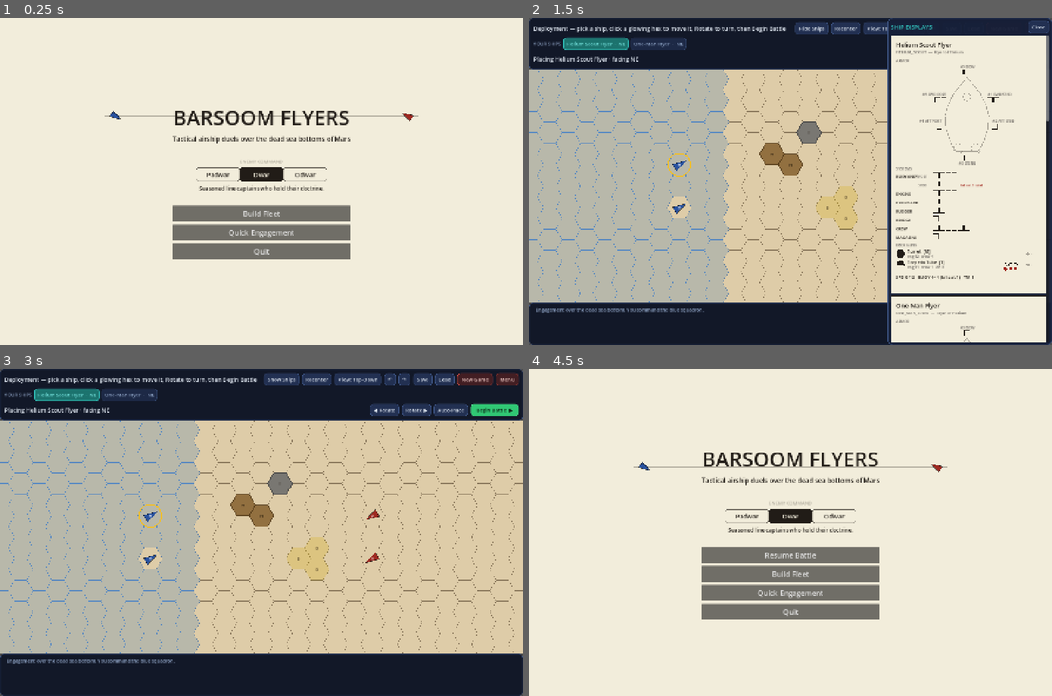
Above: before the commit, frames 1-4 (two rows, left to right).
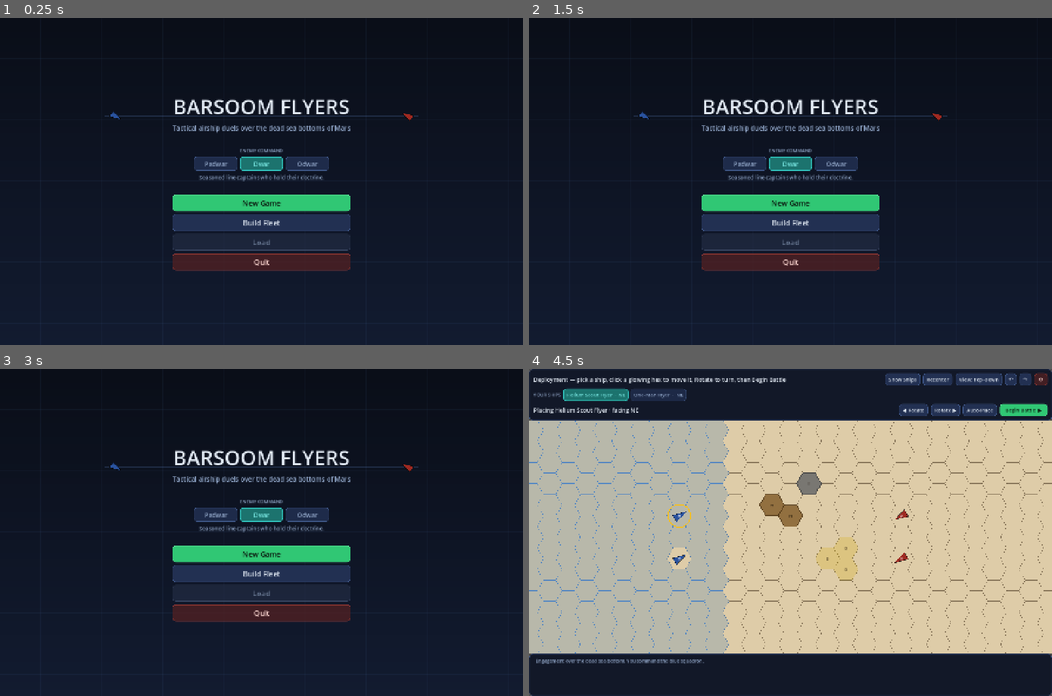
Above: after the commit, the same moments.

Repository: pklinker/martian-flyers
Game: Godot game, scene res://ui/main_menu.tscn
The game is run twice, just before and just after one commit, with the same random seed, the same clock (stepped at 60 frames per second) and the same inputs.
Inputs (mouse positions are in pixels of both pictures, inside the frame that each line leads up to):
- Up to frame 1 (0.25 s): no input
- Up to frame 2 (1.5 s): click (790, 233) at 0.5 s, where only the run before the commit has a clickable "Quick Engagement"; click (952, 27) at 1.25 s, where only the run before the commit has a clickable "Save"
- Up to frame 3 (3 s): click (444, 378) at 2 s, where only the run before the commit has a clickable "Load"; click (507, 378) at 2.75 s, where only the run before the commit has a clickable "Menu"
- Up to frame 4 (4.5 s): click "New Game" at 3.5 s; click "Menu" (after the commit: "⚙") at 4.25 s

The runs differ from the first frame. In frame 1, 100% of the frame differs, in the area x 0-100%, y 0-100%; in frame 2, 82%; in frame 3, 77%; in frame 4, 100%.

Commit message:
Game control UI modernization

Diff:
--- a/src/rules/save_game.gd
+++ b/src/rules/save_game.gd
@@ -169,6 +169,12 @@
 		var did := StringName(sd["def_id"])
 		if not ShipLibrary.has_ship(did):
 			return "this save needs ship class '%s' (a removed mod?)" % did
+		# The hull's mount count must still match the saved per-gun state, or the
+		# UI/rules walk the mounts against a shorter gun_states array and crash.
+		# A gun added or removed from this class makes the save incompatible.
+		var saved_guns := (sd.get("gun_states", []) as Array).size()
+		if saved_guns != ShipLibrary.ship(did).gun_mounts.size():
+			return "this save is from an older version — the '%s' hull's gun layout changed" % did
 		for m in ShipLibrary.ship(did).gun_mounts:
 			var gid := StringName(m["gun_id"])
 			if not ShipLibrary.has_gun(gid):
--- a/ui/battle_config.gd
+++ b/ui/battle_config.gd
@@ -27,6 +27,29 @@
 	if FileAccess.file_exists(RESUME_PATH):
 		DirAccess.remove_absolute(RESUME_PATH)
 
+## Manual quicksave slot. The title screen's Save copies the suspended battle
+## here; its Load sets `load_save` and the map restores this file on boot.
+const SAVE_PATH := "user://quicksave.flyersave"
+static var load_save: bool = false
+
+static func has_save() -> bool:
+	return FileAccess.file_exists(SAVE_PATH)
+
+## Copy the suspended battle into the quicksave slot. Returns OK, or an error if
+## there is no suspended battle to capture.
+static func save_suspended() -> int:
+	if not has_resume():
+		return ERR_DOES_NOT_EXIST
+	var data := FileAccess.get_file_as_bytes(RESUME_PATH)
+	if data.is_empty():
+		return ERR_FILE_CANT_READ
+	var f := FileAccess.open(SAVE_PATH, FileAccess.WRITE)
+	if f == null:
+		return FileAccess.get_open_error()
+	f.store_buffer(data)
+	f.close()
+	return OK
+
 
 static func set_battle(player: Array, ai: Array, points: int) -> void:
 	player_roster.assign(player)
--- a/ui/main_menu.gd
+++ b/ui/main_menu.gd
@@ -1,11 +1,10 @@
 extends Control
-## Title screen: a parchment-and-ink splash with Start / Quit. This is the boot
-## scene; Start hands off to the playable map. Deliberately tiny — no rules, no
-## game state, just navigation.
-
-const PAPER := Color(0.95, 0.93, 0.86)
-const INK := Color(0.13, 0.11, 0.09)
-const FAINT := Color(0.13, 0.11, 0.09, 0.30)
+## Title screen: a dark sci-fi splash matching the fleet-builder and tactical HUD
+## (the shared UiTheme palette over a gradient-and-grid backdrop). This is the
+## boot scene; it's pure navigation — no rules, no game state.
+
+# The two hull glyphs keep the map's side colours so the title reads as the same
+# game; everything else comes from the shared UiTheme palette.
 const SCOUT := Color(0.16, 0.32, 0.62)    # matches HexMapView SIDE_COLORS[0]
 const CRUISER := Color(0.62, 0.16, 0.13)  # matches HexMapView SIDE_COLORS[1]
 
@@ -17,15 +16,19 @@
 const DIFFS := [ShipAI.Difficulty.PADWAR, ShipAI.Difficulty.DWAR, ShipAI.Difficulty.ODWAR]
 var _diff_buttons: Array[Button] = []
 var _diff_blurb: Label
+var _save_btn: Button
+var _load_btn: Button
 
 
 func _ready() -> void:
 	set_anchors_preset(Control.PRESET_FULL_RECT)
-	resized.connect(queue_redraw)   # keep the drawn flourishes in step with size
+	resized.connect(queue_redraw)   # keep the drawn backdrop in step with size
 	_build_ui()
 
 
 func _build_ui() -> void:
+	# The dark gradient + grid backdrop is painted in _draw() (below); the menu
+	# UI is added as children so it layers on top of it.
 	var center := CenterContainer.new()
 	center.set_anchors_preset(Control.PRESET_FULL_RECT)
 	add_child(center)
@@ -39,14 +42,14 @@
 	title.text = "BARSOOM FLYERS"
 	title.horizontal_alignment = HORIZONTAL_ALIGNMENT_CENTER
 	title.add_theme_font_size_override("font_size", 56)
-	title.add_theme_color_override("font_color", INK)
+	title.add_theme_color_override("font_color", UiTheme.COL_TEXT)
 	col.add_child(title)
 
 	var subtitle := Label.new()
 	subtitle.text = "Tactical airship duels over the dead sea bottoms of Mars"
 	subtitle.horizontal_alignment = HORIZONTAL_ALIGNMENT_CENTER
 	subtitle.add_theme_font_size_override("font_size", 18)
-	subtitle.add_theme_color_override("font_color", INK)
+	subtitle.add_theme_color_override("font_color", UiTheme.COL_MUTED)
 	col.add_child(subtitle)
 
 	var gap := Control.new()
@@ -59,28 +62,36 @@
 	gap2.custom_minimum_size = Vector2(0, 20)
 	col.add_child(gap2)
 
-	# Offered only when a battle was suspended via the in-game Menu button.
+	# Offered only when a battle was suspended via the in-game gear button. New
+	# Game is the primary (green) call to action; Quit is a "leave" warn action.
 	if BattleConfig.has_resume():
-		_add_menu_button(col, "Resume Battle", _on_resume)
+		_add_menu_button(col, "Resume Battle", _on_resume, "accent")
+	_add_menu_button(col, "New Game", _on_new_game, "primary")
 	_add_menu_button(col, "Build Fleet", _on_build_fleet)
-	_add_menu_button(col, "Quick Engagement", _on_start)
-	_add_menu_button(col, "Quit", _on_quit)
-
-
-## The difficulty picker: a caption, a row of three parchment "rank" chips
-## (Padwar / Dwar / Odwar), and a one-line blurb describing the live choice.
-## Applies to every battle launched from here — it lives in BattleConfig.
+	# Save captures the suspended battle into the quicksave slot; Load boots it.
+	# Both only matter once there's something to act on, so they stay disabled
+	# until a battle is suspended / a quicksave exists.
+	if BattleConfig.has_resume():
+		_save_btn = _add_menu_button(col, "Save", _on_save)
+	_load_btn = _add_menu_button(col, "Load", _on_load)
+	_load_btn.disabled = not BattleConfig.has_save()
+	_add_menu_button(col, "Quit", _on_quit, "warn")
+
+
+## The difficulty picker: a caption, a row of three "rank" chips (Padwar / Dwar /
+## Odwar) styled like the HUD's fleet tabs (accent when chosen), and a one-line
+## blurb. Applies to every battle launched from here — it lives in BattleConfig.
 func _build_difficulty(col: VBoxContainer) -> void:
 	var caption := Label.new()
 	caption.text = "ENEMY COMMAND"
 	caption.horizontal_alignment = HORIZONTAL_ALIGNMENT_CENTER
 	caption.add_theme_font_size_override("font_size", 13)
-	caption.add_theme_color_override("font_color", FAINT)
+	caption.add_theme_color_override("font_color", UiTheme.COL_MUTED)
 	col.add_child(caption)
 
 	var row := HBoxContainer.new()
 	row.alignment = BoxContainer.ALIGNMENT_CENTER
-	row.add_theme_constant_override("separation", 0)
+	row.add_theme_constant_override("separation", 6)
 	col.add_child(row)
 
 	_diff_buttons = []
@@ -100,7 +111,7 @@
 	_diff_blurb.horizontal_alignment = HORIZONTAL_ALIGNMENT_CENTER
 	_diff_blurb.custom_minimum_size = Vector2(0, 22)
 	_diff_blurb.add_theme_font_size_override("font_size", 15)
-	_diff_blurb.add_theme_color_override("font_color", INK)
+	_diff_blurb.add_theme_color_override("font_color", UiTheme.COL_MUTED)
 	col.add_child(_diff_blurb)
 
 	_refresh_difficulty()
@@ -111,8 +122,8 @@
 	_refresh_difficulty()
 
 
-## Restyle every chip to mark the live choice (INK fill + paper text when
-## selected, faint outline otherwise) and update the blurb.
+## Restyle every chip to mark the live choice (bright accent fill + frame when
+## selected, dim neutral otherwise) and update the blurb.
 func _refresh_difficulty() -> void:
 	for i in DIFFS.size():
 		_style_chip(_diff_buttons[i], DIFFS[i] == BattleConfig.difficulty)
@@ -120,28 +131,33 @@
 
 
 func _style_chip(b: Button, selected: bool) -> void:
-	var fill := INK if selected else PAPER
-	var fg := PAPER if selected else INK
+	var fg := UiTheme.COL_ACCENT.lightened(0.3) if selected else UiTheme.COL_MUTED
 	for state in ["normal", "hover", "pressed", "focus"]:
 		var sb := StyleBoxFlat.new()
-		sb.bg_color = fill if state != "hover" or selected else PAPER.darkened(0.06)
-		sb.set_corner_radius_all(6)
-		sb.set_border_width_all(1)
-		sb.border_color = INK if selected else FAINT
+		if selected:
+			sb.bg_color = UiTheme.COL_ACCENT.darkened(0.45)
+			sb.border_color = UiTheme.COL_ACCENT
+			sb.set_border_width_all(2)
+		else:
+			sb.bg_color = UiTheme.COL_BTN_HOVER if state == "hover" else UiTheme.COL_BTN.darkened(0.1)
+			sb.border_color = UiTheme.COL_BORDER
+			sb.set_border_width_all(1)
+		sb.set_corner_radius_all(8)
 		sb.set_content_margin_all(6)
 		b.add_theme_stylebox_override(state, sb)
 	b.add_theme_color_override("font_color", fg)
-	b.add_theme_color_override("font_hover_color", fg)
+	b.add_theme_color_override("font_hover_color", fg if selected else UiTheme.COL_TEXT)
 	b.add_theme_color_override("font_pressed_color", fg)
 
 
-func _add_menu_button(parent: Control, label: String, handler: Callable) -> void:
-	var b := Button.new()
-	b.text = label
-	b.custom_minimum_size = Vector2(260, 44)
+func _add_menu_button(parent: Control, label: String, handler: Callable, kind := "neutral") -> Button:
+	# Shared UiTheme button, scaled up for a prominent menu stack.
+	var b := UiTheme.button(label, kind)
+	b.custom_minimum_size = Vector2(280, 46)
 	b.add_theme_font_size_override("font_size", 20)
 	b.pressed.connect(handler)
 	parent.add_child(b)
+	return b
 
 
 func _on_resume() -> void:
@@ -153,8 +169,34 @@
 	get_tree().change_scene_to_file(FLEET_SCENE)
 
 
-func _on_start() -> void:
-	BattleConfig.clear()   # Quick Engagement always uses the map's default 2v2
+func _on_new_game() -> void:
+	BattleConfig.clear()   # a fresh battle always uses the map's default 2v2
+	get_tree().change_scene_to_file(GAME_SCENE)
+
+
+## Copy the suspended battle into the quicksave slot. Confirms in place so the
+## player knows it took, and enables Load now that a quicksave exists.
+func _on_save() -> void:
+	if BattleConfig.save_suspended() != OK:
+		return
+	if _save_btn != null:
+		_save_btn.text = "Saved ✓"
+		_save_btn.disabled = true
+	if _load_btn != null:
+		_load_btn.disabled = false
+
+
+func _on_load() -> void:
+	# Verify the quicksave actually restores before handing off — a save from an
+	# older catalog (a hull's guns changed) is rejected here instead of booting
+	# into a crash. SaveGame.load_error carries the reason.
+	if SaveGame.load_from_file(BattleConfig.SAVE_PATH) == null:
+		_load_btn.text = "Load — incompatible save"
+		_load_btn.disabled = true
+		if SaveGame.load_error != "":
+			push_warning("Load: " + SaveGame.load_error)
+		return
+	BattleConfig.load_save = true   # the map restores the quicksave on boot
 	get_tree().change_scene_to_file(GAME_SCENE)
 
 
@@ -163,17 +205,41 @@
 
 
 # ---------------------------------------------------------------------------
-# Drawing: parchment ground, a thin ink rule, and the two hulls nose-to-nose —
-# the same facing-triangle glyphs the tactical map draws.
+# Drawing: the dark gradient + faint grid backdrop (identical to the fleet
+# builder's, so the two screens read as one game), then a thin accent rule
+# across the title band with the two hulls nose-to-nose — the same facing-
+# triangle glyphs the tactical map draws. Painted here (not as a child) so it
+# layers cleanly beneath the menu UI, which is added as children.
 # ---------------------------------------------------------------------------
 
+const BG_TOP := Color(0.039, 0.055, 0.094)
+const BG_BOTTOM := Color(0.071, 0.106, 0.188)
+const BG_GRID := Color(0.45, 0.65, 0.95, 0.05)
+const BG_GRID_STEP := 56.0
+
 func _draw() -> void:
-	draw_rect(Rect2(Vector2.ZERO, size), PAPER, true)
+	_draw_backdrop()
 	var y := size.y * 0.30
 	var m := size.x * 0.20
-	draw_line(Vector2(m, y), Vector2(size.x - m, y), FAINT, 2.0)
+	draw_line(Vector2(m, y), Vector2(size.x - m, y), Color(0.45, 0.65, 0.95, 0.18), 2.0)
 	_token(Vector2(m + 30.0, y), 2, SCOUT)             # scout, nosing inward
 	_token(Vector2(size.x - m - 30.0, y), 5, CRUISER)  # cruiser, facing it down
+
+
+func _draw_backdrop() -> void:
+	var bands := 48
+	for i in bands:
+		var t := float(i) / float(maxi(1, bands - 1))
+		draw_rect(Rect2(0.0, size.y * float(i) / bands, size.x, size.y / bands + 1.0),
+				BG_TOP.lerp(BG_BOTTOM, t))
+	var x := BG_GRID_STEP
+	while x < size.x:
+		draw_line(Vector2(x, 0), Vector2(x, size.y), BG_GRID, 1.0)
+		x += BG_GRID_STEP
+	var gy := BG_GRID_STEP
+	while gy < size.y:
+		draw_line(Vector2(0, gy), Vector2(size.x, gy), BG_GRID, 1.0)
+		gy += BG_GRID_STEP
 
 
 func _token(c: Vector2, facing: int, col: Color) -> void:
--- a/ui/map_demo.gd
+++ b/ui/map_demo.gd
@@ -19,10 +19,6 @@
 const PLAYER_SIDE := 0
 const AI_SIDE := 1
 
-## Single quicksave slot. user:// keeps it in the per-user data dir, off in the
-## project tree, so it survives reinstalls of the game build but not the player.
-const SAVE_PATH := "user://quicksave.flyersave"
-
 var engine: TurnEngine
 var ais: Dictionary = {}              # ShipState (AI side) -> ShipAI
 var map: HexMapView
@@ -95,8 +91,12 @@
 
 func _ready() -> void:
 	_build_ui()
-	# Resume a battle suspended via the menu, if the player asked to; otherwise
-	# start a fresh engagement.
+	# Boot into the battle the title screen asked for: a loaded quicksave, a
+	# suspended battle to resume, or otherwise a fresh engagement.
+	if BattleConfig.load_save:
+		BattleConfig.load_save = false
+		if _load_quicksave():
+			return
 	if BattleConfig.resume:
 		BattleConfig.resume = false
 		if _resume_battle():
@@ -141,10 +141,10 @@
 	rotate_r_btn = _add_button(row1, "↷", _on_rotate_field.bind(1), "system")
 	rotate_l_btn.tooltip_text = "Rotate the field left — or right-drag the map to spin it freely"
 	rotate_r_btn.tooltip_text = "Rotate the field right — or right-drag the map to spin it freely"
-	_add_button(row1, "Save", _on_save, "system")
-	_add_button(row1, "Load", _on_load, "system")
-	_add_button(row1, "New Game", _new_game, "warn")
-	_add_button(row1, "Menu", _on_quit_to_menu, "warn")
+	# Save / Load / New Game now live on the title screen; the only "leave" action
+	# kept here is a gear that returns there (auto-suspending the battle).
+	var menu_btn := _add_button(row1, "⚙", _on_quit_to_menu, "warn")
+	menu_btn.tooltip_text = "Return to the main menu"
 
 	# Row 2: "Your ships" fleet tabs.
 	roster_bar = HBoxContainer.new()
@@ -456,29 +456,16 @@
 
 # --- Save / load -----------------------------------------------------------
 
-func _on_save() -> void:
-	if engine == null:
-		return
-	var err := SaveGame.save_to_file(engine, SAVE_PATH)
-	if err == OK:
-		log_box.append_text("[Saved — turn %d]\n" % engine.turn_number)
-	else:
-		log_box.append_text("[Save failed: error %d]\n" % err)
-
-
-## Restore the saved engine and resume at the start of that turn's allocation.
-## A save can be taken at any point in a turn; on load we re-open ALLOCATE (the
-## clean per-turn entry point) with each ship's saved crew plan carried forward.
-func _on_load() -> void:
-	var loaded := SaveGame.load_from_file(SAVE_PATH)
+## Restore the quicksave the title screen's Load asked for. A save can be taken
+## at any point in a turn; on load we re-open ALLOCATE (the clean per-turn entry
+## point) with each ship's saved crew plan carried forward.
+func _load_quicksave() -> bool:
+	var loaded := SaveGame.load_from_file(BattleConfig.SAVE_PATH)
 	if loaded == null:
-		if SaveGame.load_error != "":
-			log_box.append_text("[Load failed: %s]\n" % SaveGame.load_error)
-		else:
-			log_box.append_text("[No save to load]\n")
-		return
+		return false
 	_adopt_loaded(loaded)
-	log_box.append_text("[Loaded — turn %d]\n" % engine.turn_number)
+	log_box.append_text("Loaded quicksave — turn %d.\n" % engine.turn_number)
+	return true
 
 
 ## Resume the battle the player suspended when they last opened the menu.
